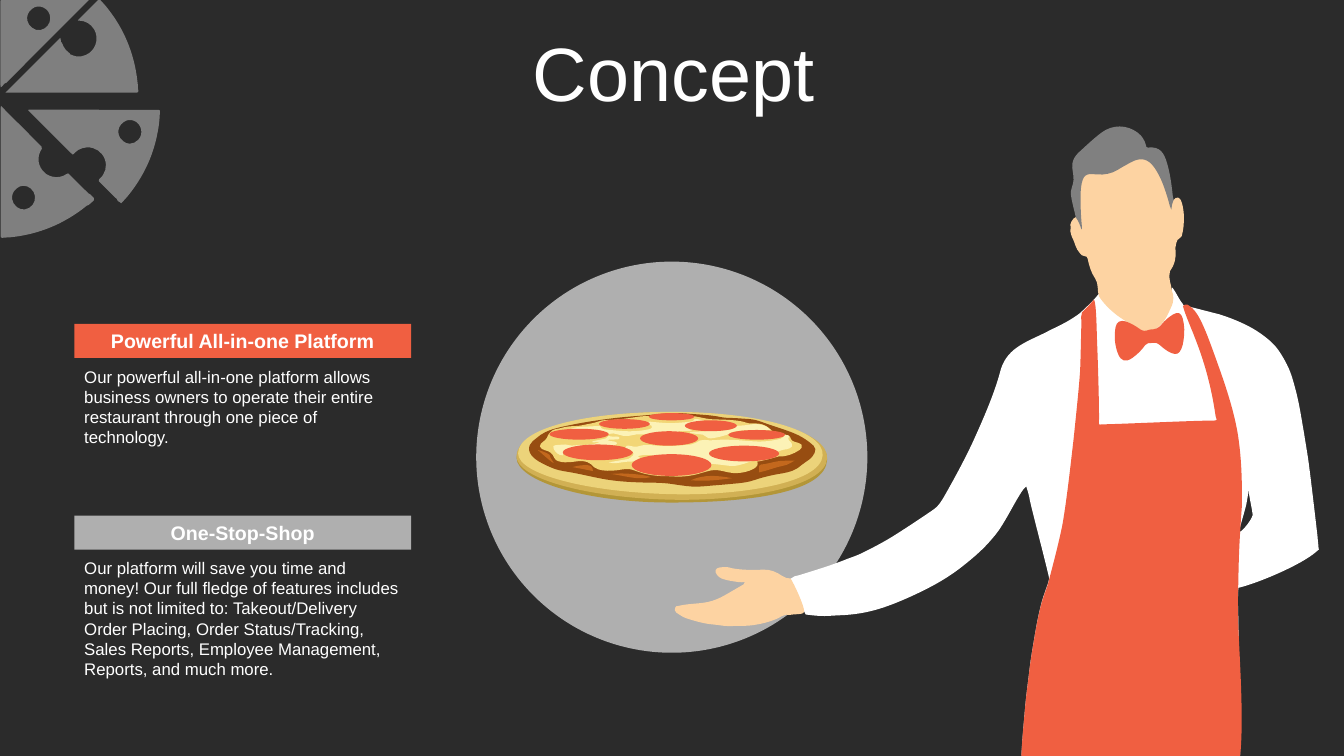
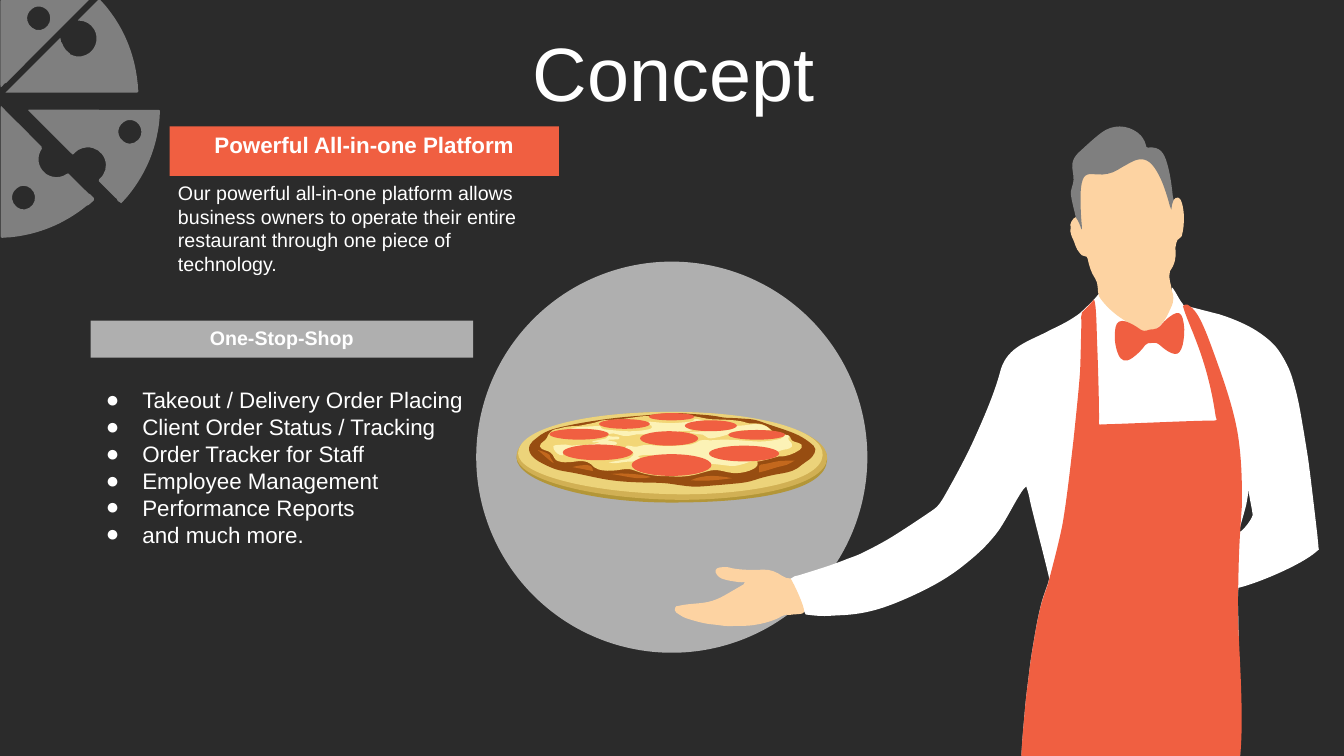
Before and after one commit to wesycool/Dice-Pizzaria, a slide deck: slide 4 of Dice-Pizzeria.pptx. Drawn at 1344x756 pixels with LibreOffice and Linux fonts; fonts in the diff are those of the drawing; background and template pictures are left out; a plain dark background stands for a picture behind light text. Boxes give left, top, right and bottom in pixels: in the first picture for what was removed or moved away, otherwise in the second. Text is boxed around its words. In the diff, an @@ line names an element or a change of style, - is before the commit and + after.

```diff
--- a/Dice-Pizzeria.pptx
+++ b/Dice-Pizzeria.pptx
@@ rectangle "Powerful All-in-one Platform": place and size @@
-rectangle "Powerful All-in-one Platform" at [75, 324, 411, 358]
+rectangle "Powerful All-in-one Platform" at [169, 126, 559, 175]
@@ rectangle "Powerful All-in-one Platform" at [169, 126, 559, 175]: size 14 to 16 pt @@
@@ text "Our powerful all-in-one platform allows ...": place and size @@
-text "Our powerful all-in-one platform allows ..." at [84, 371, 373, 447]
+text "Our powerful all-in-one platform allows ..." at [178, 185, 516, 275]
@@ text "Our powerful all-in-one platform allows ..." at [178, 185, 516, 275]: size 12 to 14 pt @@
@@ rectangle "One-Stop-Shop": place and size @@
-rectangle "One-Stop-Shop" at [75, 516, 411, 551]
+rectangle "One-Stop-Shop" at [91, 321, 473, 358]
@@ text added at [142, 391, 462, 544], 16 pt, text #FFFFFF @@
+● Takeout / Delivery Order Placing
+● Client Order Status / Tracking
+● Order Tracker for Staff
+● Employee Management
+● Performance Reports
+● and much more.
@@ text removed at [84, 562, 399, 679] @@
-Our platform will save you time and money! Our full fledge of features includes but is not limited to: Takeout/Delivery Order Placing, Order Status/Tracking, Sales Reports, Employee Management, Reports, and much more.
```
Also in this commit, not shown: 5 other slides changed, 5 slides added, 2 slides removed.
